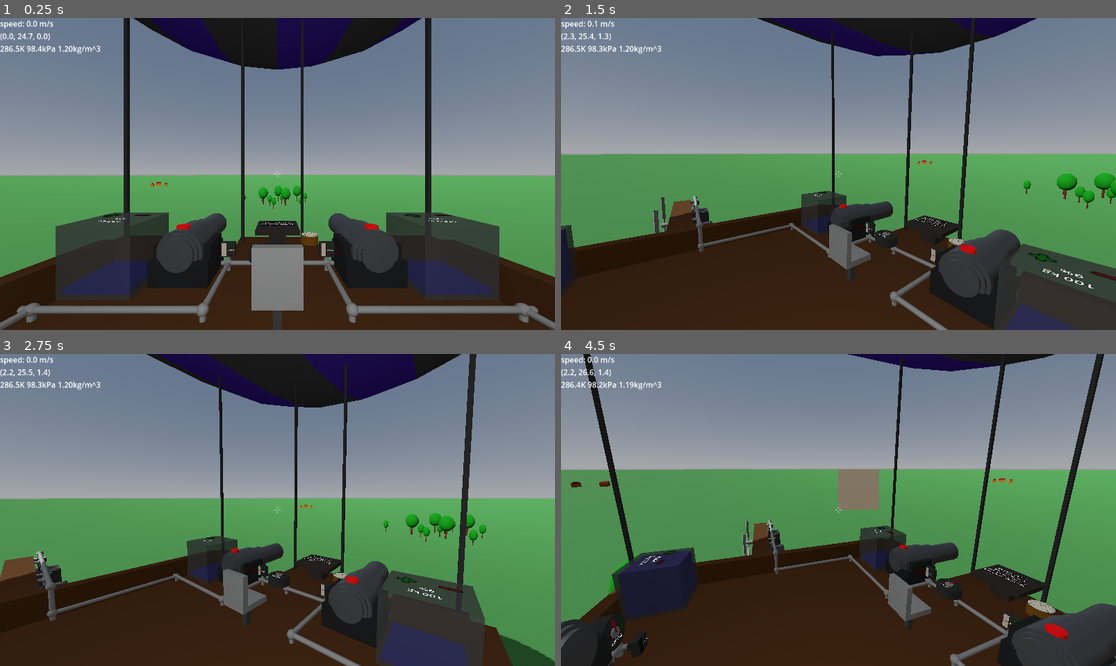
Above: before the commit, frames 1-4 (two rows, left to right).
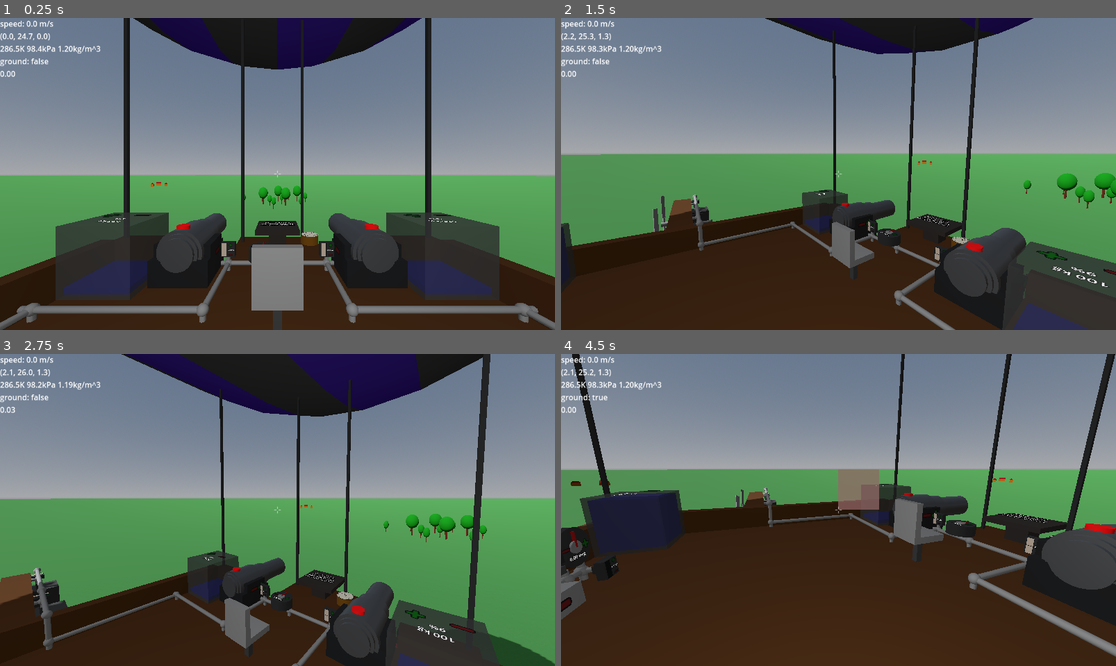
Above: after the commit, the same moments.

Repository: jmdejong/airships
Game: Godot game, scene res://scenes/world.tscn
Same seed, same stepped clock (60 frames per second), same inputs: the game is played once before the commit and once after it.
Inputs (mouse positions are in pixels of both pictures, inside the frame that each line leads up to):
- Up to frame 1 (0.25 s): no input
- Up to frame 2 (1.5 s): move the mouse to (960, 158) at 0.52 s; hold D (right) 0.53-1.28 s; click (960, 158) at 0.6 s; move the mouse to (810, 174) at 1.27 s; hold Space (stand_up) from 1.28 s (still down); tap Mouse wheel down (rotate_left) at 1.35 s
- Up to frame 3 (2.75 s): keep holding Space (stand_up); move the mouse to (288, 503) at 2.02 s; tap Mouse wheel up (rotate_right) at 2.1 s
- Up to frame 4 (4.5 s): move the mouse to (832, 516) at 2.77 s; tap Shift (sprint) at 2.85 s; click (832, 516) at 2.92 s; move the mouse to (877, 513) at 3.52 s; tap B (toggle_build) at 3.6 s; release Space (stand_up) at 4.25 s; drag from (1093, 391) to (755, 432) at 4.27 s

The runs differ from the first frame. In frame 1, 0.1% of the frame differs, in the area x 0-9%, y 12-19%; in frame 2, 6.3%; in frame 3, 21%; in frame 4, 36%, in the area x 0-100%, y 0-100%.

Commit message:
players can walk over small obstacles

Diff:
--- a/code/components/cannon.gd
+++ b/code/components/cannon.gd
@@ -50,6 +50,7 @@
 func set_angle(a: float) -> void:
 	angle = clamp(a, vert_angle_lo, vert_angle_hi)
 	%Barrel.rotation_degrees.z = angle
+	changed_shapes.emit()
 
 func _on_up_pressed() -> void:
 	set_angle(angle + 5)
--- a/code/player.gd
+++ b/code/player.gd
@@ -14,6 +14,7 @@
 var last_since_floor: float = 0
 var was_on_ground := false
 const last_since_floor_max: float = 5
+var specific_info: String = ""
 
 enum MouseMode {Unfocused, Play, Select, Build, Remove}
 
@@ -82,20 +83,24 @@
 		if Input.is_action_pressed("ultrasprint"):
 			movement *= ultra_sprint_multiplier
 		linear_velocity = movement
+		specific_info = ""
 	elif posture == Posture.Standing:
 		move_around(state, movement)
 	elif posture == Posture.Sitting:
 		global_position = seat.seat_position()
 		linear_velocity = seat.get_component().get_ship().linear_velocity
-
-	%Info.text = "speed: %1.1f m/s\n(%3.1f, %3.1f, %3.1f)\n%3.1fK %3.1fkPa %1.2fkg/m^3" % [
+		specific_info = ""
+
+	%Info.text = "speed: %1.1f m/s\n(%3.1f, %3.1f, %3.1f)\n%3.1fK %3.1fkPa %1.2fkg/m^3\nground: %s\n%s" % [
 		Vector2(linear_velocity.x, linear_velocity.z).length(),
 		position.x,
 		position.y,
 		position.z,
 		Atmosphere.temperature(position.y),
 		Atmosphere.pressure(position.y) / 1000,
-		Atmosphere.air_density(position.y)
+		Atmosphere.air_density(position.y),
+		was_on_ground,
+		specific_info
 	]
 
 	try_interact()
@@ -108,7 +113,8 @@
 	var is_on_ground: bool = false#%GroundCheck.get_collision_count() > 0
 	var contact_point = null
 	for i in state.get_contact_count():
-		if state.get_contact_local_normal(i).y > 0.7:# and state.get_contact_local_position(i).y < 0.2:
+		var ground_angle: float = state.get_contact_local_normal(i).normalized().angle_to(Vector3.UP) / PI * 180.0
+		if ground_angle < 45:
 			is_on_ground = true
 			var o: Node3D = state.get_contact_collider_object(i)
 			contact_point = state.get_contact_collider_position(i)
@@ -127,19 +133,25 @@
 	var deltav: Vector3 = desired_velocity - linear_velocity
 	deltav.y = 0
 	if is_on_ground:
+		physics_material_override.friction = 1.0
 		var force: Vector3 = deltav * mass * 10
 		apply_force(force, contact_point - global_position)
 		if used_platform != null:
 			used_platform.apply_force(-force, contact_point - used_platform.global_position)
-		if Input.is_action_pressed("up") and was_on_ground:
-			var jump_strength: Vector3 = Vector3(0, 200, 0)
+		var platform_velocity = Vector3.ZERO
+		if used_platform != null:
+			platform_velocity = used_platform.linear_velocity
+		if Input.is_action_pressed("up") and was_on_ground and linear_velocity.y - platform_velocity.y < 1.0:
+			var jump_strength: Vector3 = Vector3(0, 350, 0)
 			apply_impulse(jump_strength, contact_point - global_position)
 			if used_platform != null:
 				used_platform.apply_impulse(-jump_strength, contact_point - used_platform.global_position)
 		was_on_ground = true
 	else:
+		physics_material_override.friction = 0.0
 		was_on_ground = false
 		apply_central_force(deltav * mass * 0.5)
+	specific_info = "%3.2f" % [deltav.length()]
 
 func _unhandled_input(event: InputEvent):
 
@@ -211,6 +223,9 @@
 	global_position = seat.seat_position()
 	$StandShape.disabled = true
 	$SitShape.disabled = false
+	for child: CollisionShape3D in get_children().filter(func(c: Node): return c is CollisionShape3D):
+		if child.shape is SeparationRayShape3D:
+			child.disabled = true
 	$Head.position.y = 0.7
 
 func stand_up() -> void:
@@ -218,5 +233,8 @@
 	seat = null
 	$StandShape.disabled = false
 	$SitShape.disabled = true
+	for child: CollisionShape3D in get_children().filter(func(c: Node): return c is CollisionShape3D):
+		if child.shape is SeparationRayShape3D:
+			child.disabled = false
 	$Head.position.y = 1.5
 	was_on_ground = false
--- a/scenes/player.tscn
+++ b/scenes/player.tscn
@@ -8,19 +8,20 @@
 [sub_resource type="PhysicsMaterial" id="PhysicsMaterial_dqkch"]
 
 [sub_resource type="CapsuleShape3D" id="CapsuleShape3D_dqkch"]
-radius = 0.2
+radius = 0.27
 height = 1.6
 
+[sub_resource type="SeparationRayShape3D" id="SeparationRayShape3D_dqkch"]
+length = 0.6
+slide_on_slope = true
+
 [sub_resource type="CapsuleShape3D" id="CapsuleShape3D_qlg0r"]
-radius = 0.2
+radius = 0.27
 height = 0.8
 
 [sub_resource type="LabelSettings" id="LabelSettings_g2els"]
 font_color = Color(1, 1, 1, 0.666667)
 outline_color = Color(0, 0, 0, 0.8)
-
-[sub_resource type="SphereShape3D" id="SphereShape3D_qhqgy"]
-radius = 0.25
 
 [sub_resource type="CylinderShape3D" id="CylinderShape3D_dqkch"]
 height = 0.1
@@ -48,6 +49,38 @@
 [node name="StandShape" type="CollisionShape3D" parent="."]
 transform = Transform3D(1, 0, 0, 0, 1, 0, 0, 0, 1, 0, 0.8, 0)
 shape = SubResource("CapsuleShape3D_dqkch")
+
+[node name="Separotor" type="CollisionShape3D" parent="."]
+transform = Transform3D(1, 0, 0, 0, -4.371139e-08, -1, 0, 1, -4.371139e-08, -1.9936124e-09, 0.6, -0.3)
+shape = SubResource("SeparationRayShape3D_dqkch")
+
+[node name="Separotor2" type="CollisionShape3D" parent="."]
+transform = Transform3D(1, 0, 0, 0, -4.371139e-08, -1, 0, 1, -4.371139e-08, -1.9936124e-09, 0.6, 0.3)
+shape = SubResource("SeparationRayShape3D_dqkch")
+
+[node name="Separotor3" type="CollisionShape3D" parent="."]
+transform = Transform3D(1, 0, 0, 0, -4.371139e-08, -1, 0, 1, -4.371139e-08, 0.3, 0.6, 0)
+shape = SubResource("SeparationRayShape3D_dqkch")
+
+[node name="Separotor4" type="CollisionShape3D" parent="."]
+transform = Transform3D(1, 0, 0, 0, -4.371139e-08, -1, 0, 1, -4.371139e-08, -0.3, 0.6, 0)
+shape = SubResource("SeparationRayShape3D_dqkch")
+
+[node name="Separotor5" type="CollisionShape3D" parent="."]
+transform = Transform3D(1, 0, 0, 0, -4.371139e-08, -1, 0, 1, -4.371139e-08, 0.212, 0.6, 0.212)
+shape = SubResource("SeparationRayShape3D_dqkch")
+
+[node name="Separotor6" type="CollisionShape3D" parent="."]
+transform = Transform3D(1, 0, 0, 0, -4.371139e-08, -1, 0, 1, -4.371139e-08, -0.212, 0.6, 0.212)
+shape = SubResource("SeparationRayShape3D_dqkch")
+
+[node name="Separotor7" type="CollisionShape3D" parent="."]
+transform = Transform3D(1, 0, 0, 0, -4.371139e-08, -1, 0, 1, -4.371139e-08, 0.212, 0.6, -0.212)
+shape = SubResource("SeparationRayShape3D_dqkch")
+
+[node name="Separotor8" type="CollisionShape3D" parent="."]
+transform = Transform3D(1, 0, 0, 0, -4.371139e-08, -1, 0, 1, -4.371139e-08, -0.212, 0.6, -0.212)
+shape = SubResource("SeparationRayShape3D_dqkch")
 
 [node name="SitShape" type="CollisionShape3D" parent="."]
 transform = Transform3D(1, 0, 0, 0, 1, 0, 0, 0, 1, 0, 0.4, 0)
@@ -130,13 +163,6 @@
 [node name="BuildTab" parent="." instance=ExtResource("3_dqkch")]
 visible = false
 
-[node name="ZoneFinder" type="Area3D" parent="."]
-collision_layer = 0
-collision_mask = 4
-
-[node name="CollisionShape3D" type="CollisionShape3D" parent="ZoneFinder"]
-shape = SubResource("SphereShape3D_qhqgy")
-
 [node name="GroundCheck" type="ShapeCast3D" parent="."]
 unique_name_in_owner = true
 shape = SubResource("CylinderShape3D_dqkch")
